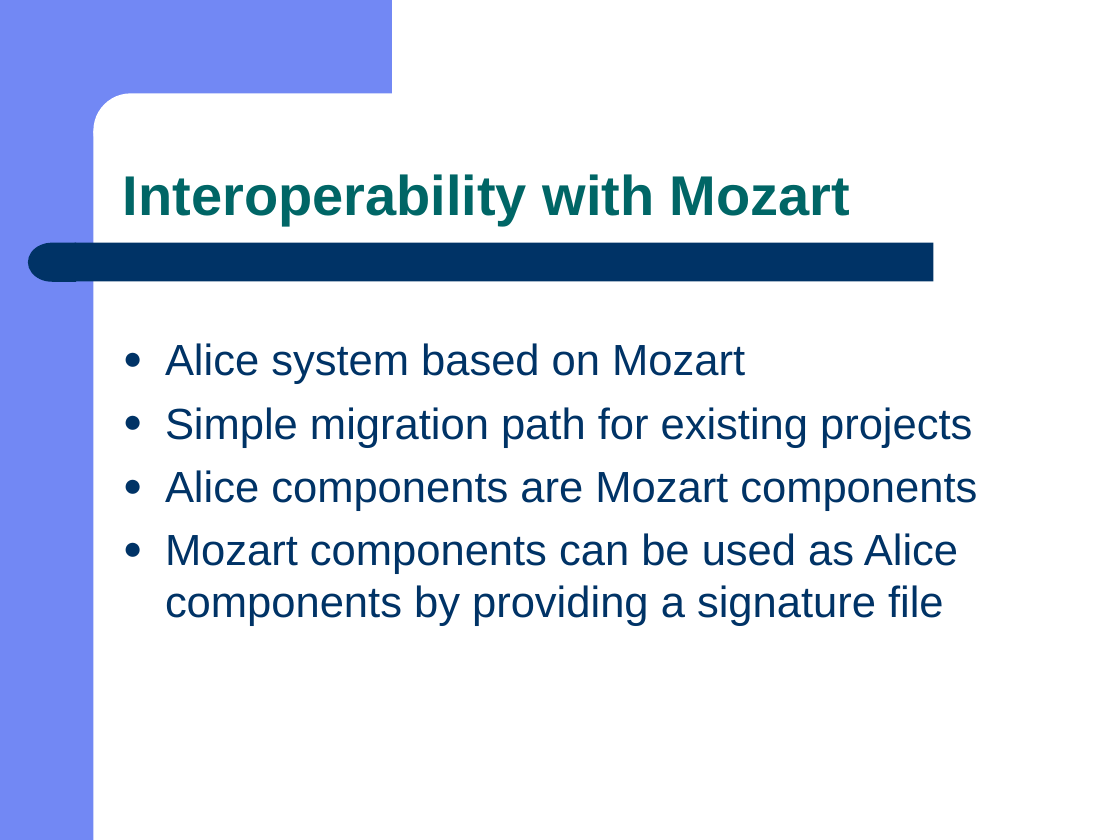
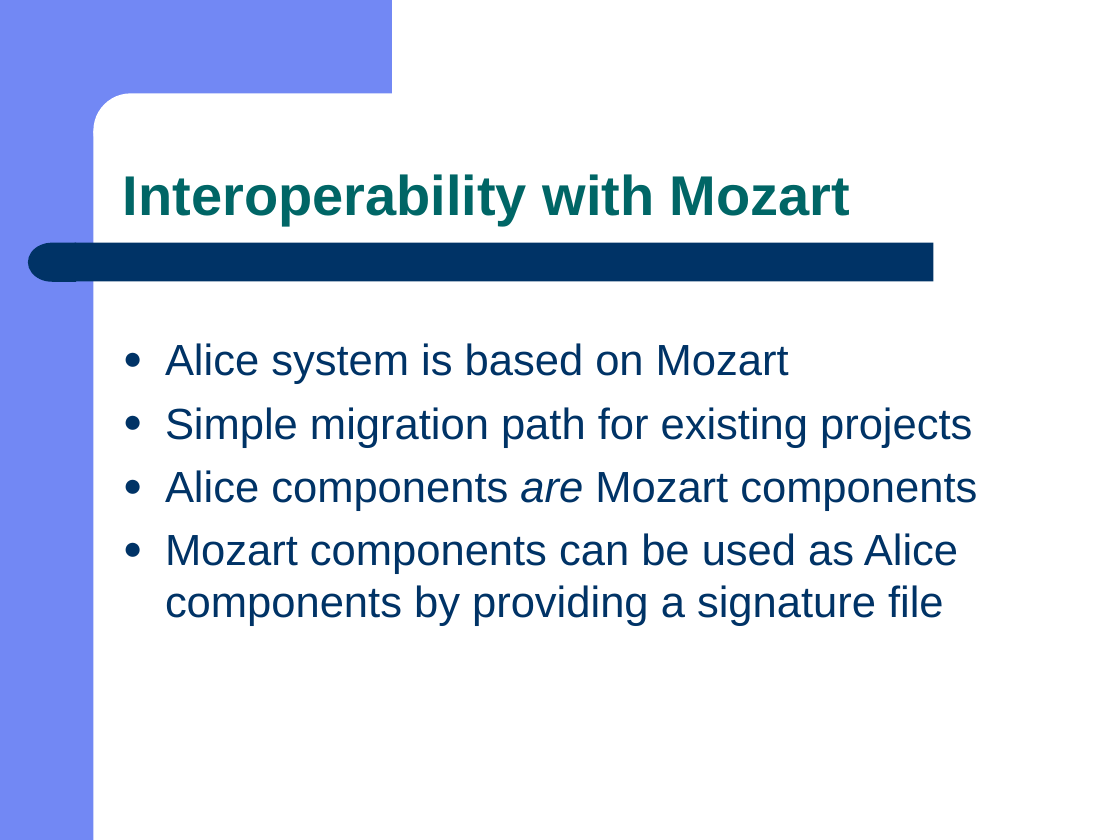
Before and after one commit to doublec/aliceml-abandoned, a slide deck: slide 8 of doc/presentations/C-Tag 2001 Alice.ppt. Drawn at 1120x840 pixels with LibreOffice and Linux fonts; fonts in the diff are those of the drawing. Boxes give left, top, right and bottom in pixels: in the first picture for what was removed or moved away, otherwise in the second. Text is boxed around its words. In the diff, an @@ line names an element or a change of style, - is before the commit and + after.

```diff
--- a/doc/presentations/C-Tag 2001 Alice.ppt
+++ b/doc/presentations/C-Tag 2001 Alice.ppt
@@ text at (165,343,789,384): text changed @@
-● Alice system based on Mozart
+● Alice system is based on Mozart
@@ text at (165,470,977,511): italic on in "are" @@
```
Also in this commit, not shown: 5 other slides changed.
